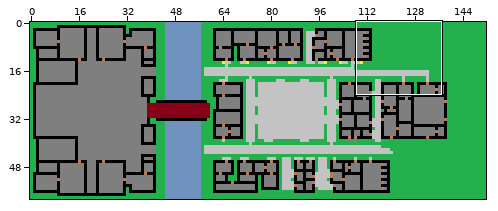
Sprite sheet: assets/testmap_colored.png. Above, an overview of the earlier version with the close-up marked.
Close-up. Old version:
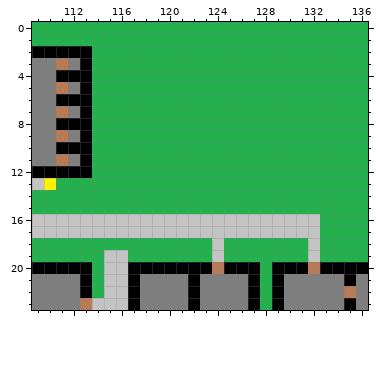
The file is 152x59 pixels. Shown: x 109..136, y 0..23.
After the commit:
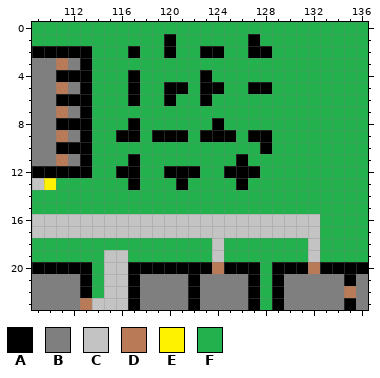
Palette (. is transparent): A #000000  B #7f7f7f  C #c3c3c3  D #b97a57  E #fff200  F #22b14c
The edit:
y 1: x 120 F -> A; x 127 F -> A
y 2: x 117 F -> A; x 120 F -> A; x 123..124 FF -> AA; x 127..128 FF -> AA
y 4: x 117 F -> A; x 123 F -> A
y 5: x 117 F -> A; x 120..121 FF -> AA; x 123..124 FF -> AA; x 127..128 FF -> AA
y 6: x 117 F -> A; x 120 F -> A; x 123 F -> A
y 8: x 117 F -> A; x 124 F -> A
y 9: x 116..117 FF -> AA; x 119..121 FFF -> AAA; x 123..125 FFF -> AAA; x 127..128 FF -> AA
y 10: x 128 F -> A
y 11: x 117 F -> A; x 126 F -> A
y 12: x 116..117 FF -> AA; x 120..122 FFF -> AAA; x 125..127 FFF -> AAA
y 13: x 117 F -> A; x 121 F -> A; x 126 F -> A
Changed places in both close-ups, as pixel boxes (x1, y1, x2, y2):
changed: (116, 34, 272, 190)
